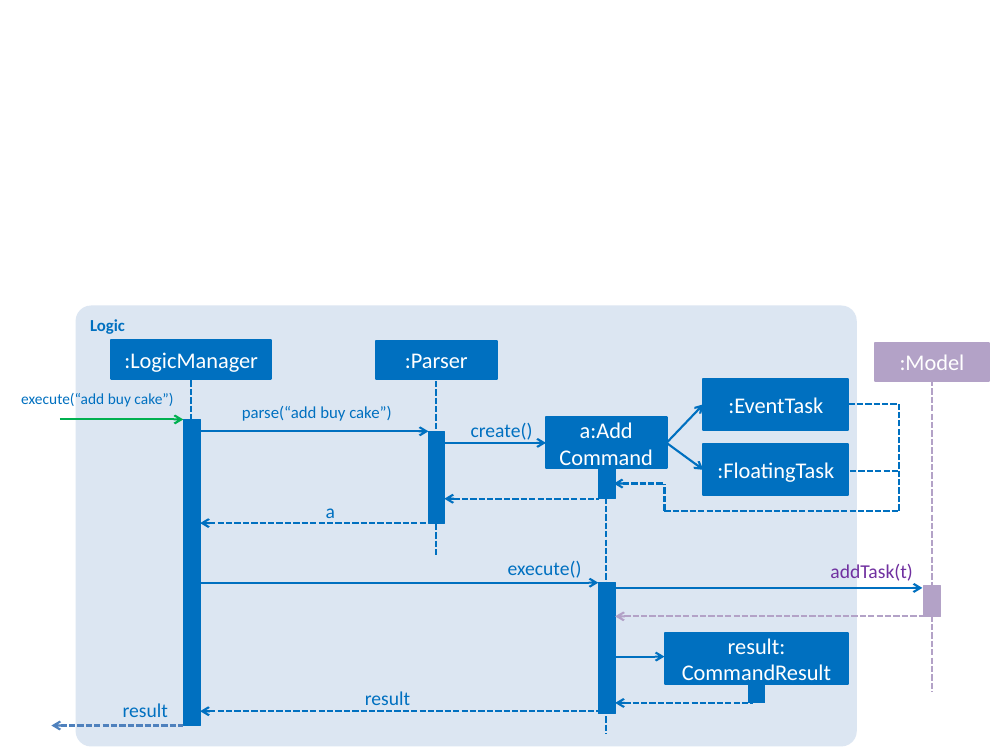
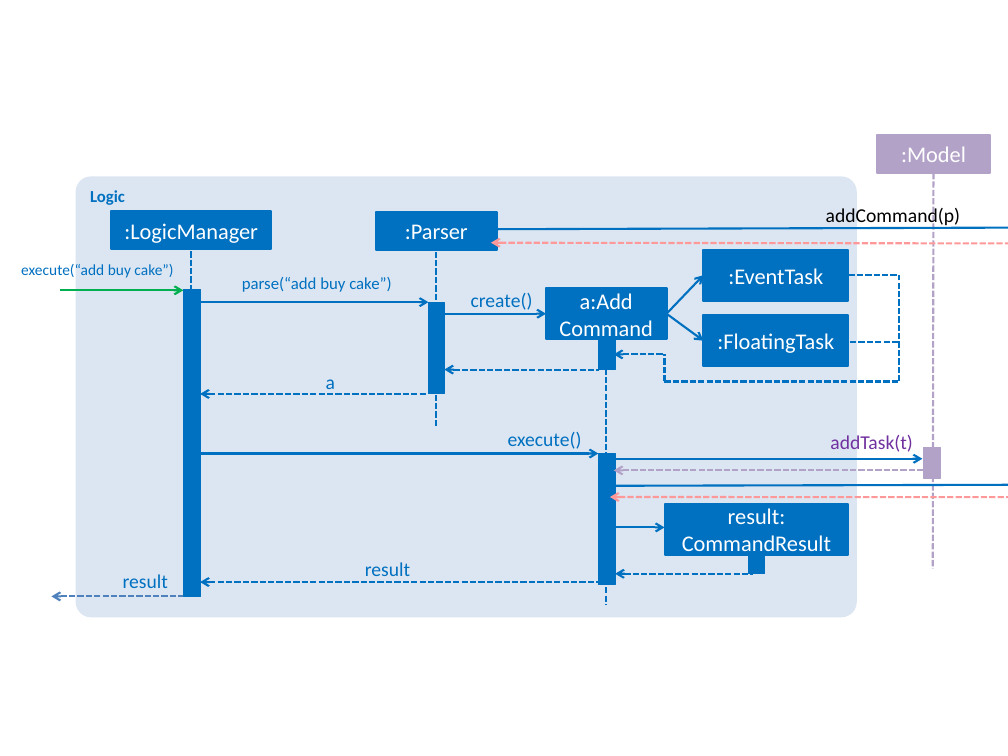
Before and after one commit to turtle96/taskell, a slide deck: slide 7 of docs/diagrams/Diagrams.pptx. Drawn at 1008x756 pixels with LibreOffice and Linux fonts; fonts in the diff are those of the drawing. Boxes give left, top, right and bottom in pixels: in the first picture for what was removed or moved away, otherwise in the second. Text is boxed around its words. In the diff, an @@ line names an element or a change of style, - is before the commit and + after.

```diff
--- a/docs/diagrams/Diagrams.pptx
+++ b/docs/diagrams/Diagrams.pptx
@@ rectangle ":Model": place and size @@
-rectangle ":Model" at [875,343,989,381]
+rectangle ":Model" at [877,135,991,173]
@@ line moved from (932, 380) - (932, 691) to (933, 173) - (932, 569) @@
@@ text added at [826,207,960,227], 14 pt, text #000000 @@
+addCommand(p)
@@ arrow added from (492, 229) to (1008, 228), #0070C0 1.5 pt @@
@@ arrow added from (1008, 244) to (491, 243), #FF9999 1.5 pt dashed @@
@@ 14 arrows, 11 rectangles, 8 texts, 8 lines, 1 rounded rectangle: place and size @@
-14 arrows, 11 rectangles, 8 texts, 8 lines, 1 rounded rectangle at [21,305,922,746]
+14 arrows, 11 rectangles, 8 texts, 8 lines, 1 rounded rectangle at [21,176,922,617]
@@ rectangle: place and size @@
-rectangle at [924,586,941,616]
+rectangle at [923,448,940,478]
@@ arrow moved from (615, 616) - (932, 616) to (614, 471) - (930, 471) @@
@@ text added at [942,457,1008,481], 14 pt, text #000000 @@
+addTask(p)
@@ arrow added from (1008, 497) to (610, 497), #FF9999 1.5 pt dashed @@
@@ arrow added from (610, 486) to (1008, 485), #0070C0 1.5 pt @@
```
Also in this commit, not shown: 2 other slides changed, 1 slide added, 1 slide removed.
